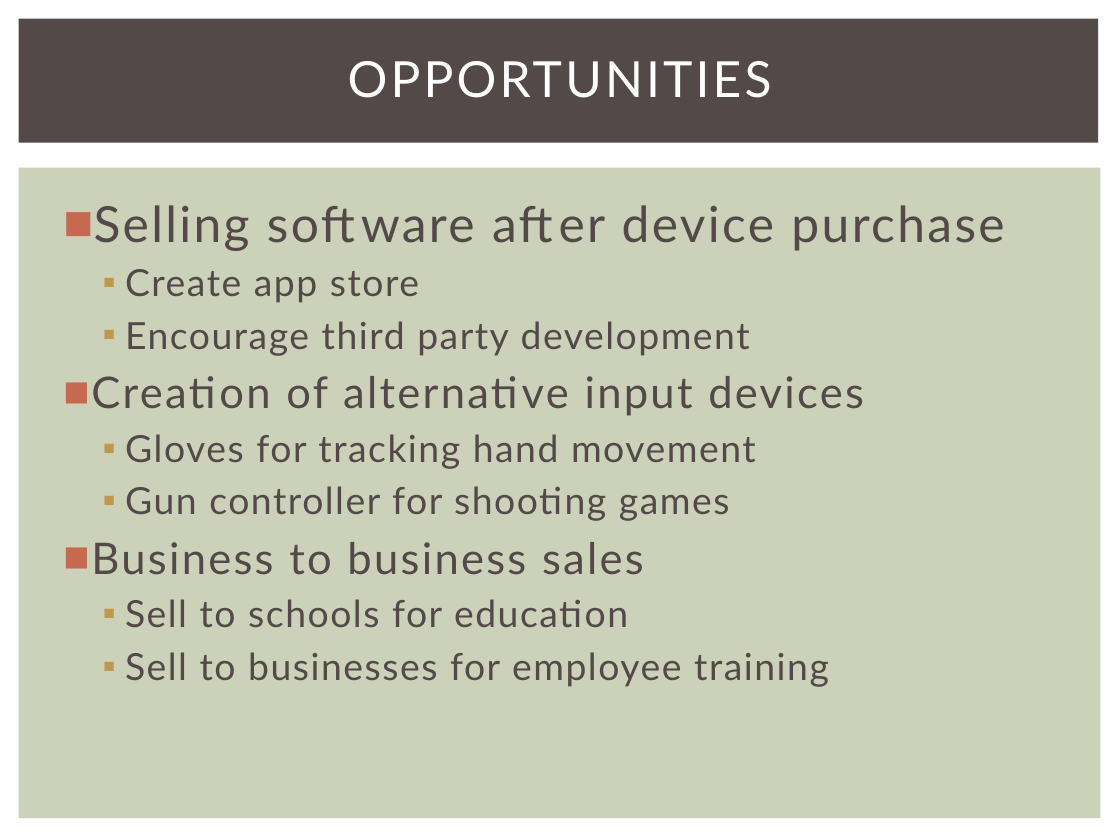
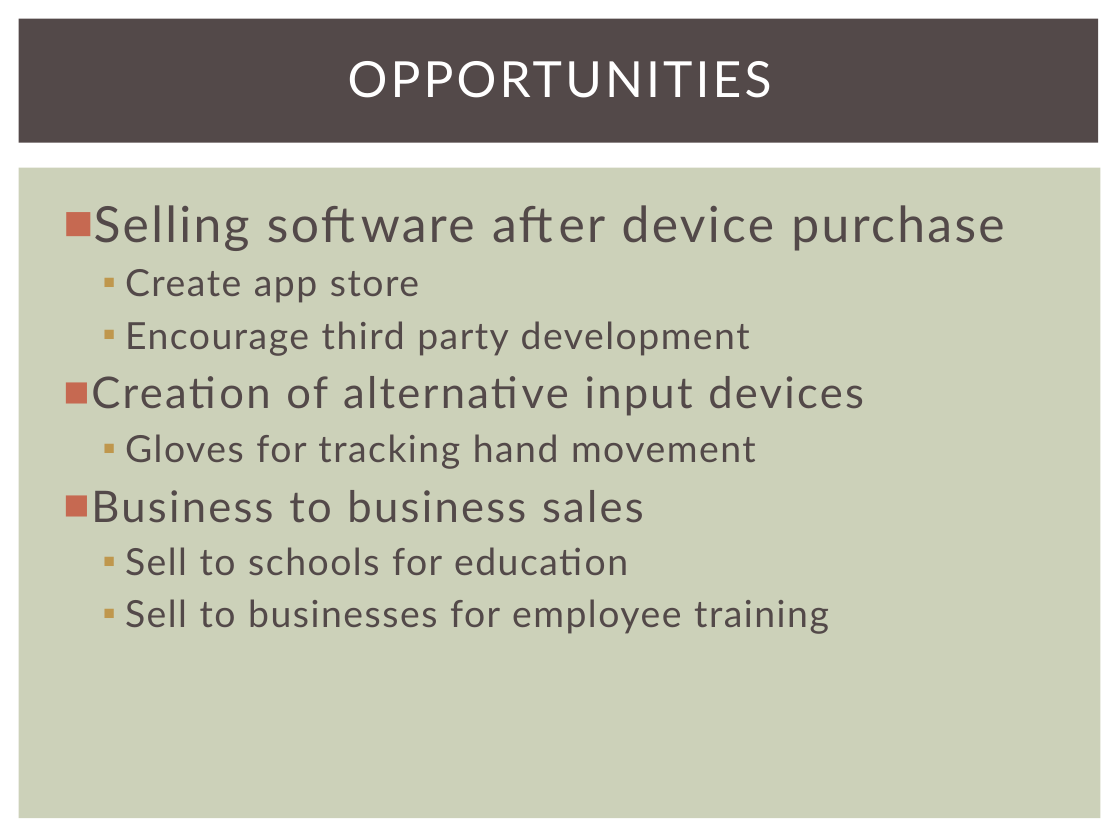
Before and after one commit to snowpuppy/augreality, a slide deck: slide 18 of doc/AugRealityMidReview.pptx. Drawn at 1120x840 pixels with LibreOffice and Linux fonts; fonts in the diff are those of the drawing. Boxes give left, top, right and bottom in pixels: in the first picture for what was removed or moved away, otherwise in the second. Text is boxed around its words. In the diff, an @@ line names an element or a change of style, - is before the commit and + after.

```diff
--- a/doc/AugRealityMidReview.pptx
+++ b/doc/AugRealityMidReview.pptx
@@ text at [125, 486, 730, 521]: paragraph removed @@
-  ▪ Gun controller for shooting games
```
Also in this commit, not shown: 2 other slides changed.
